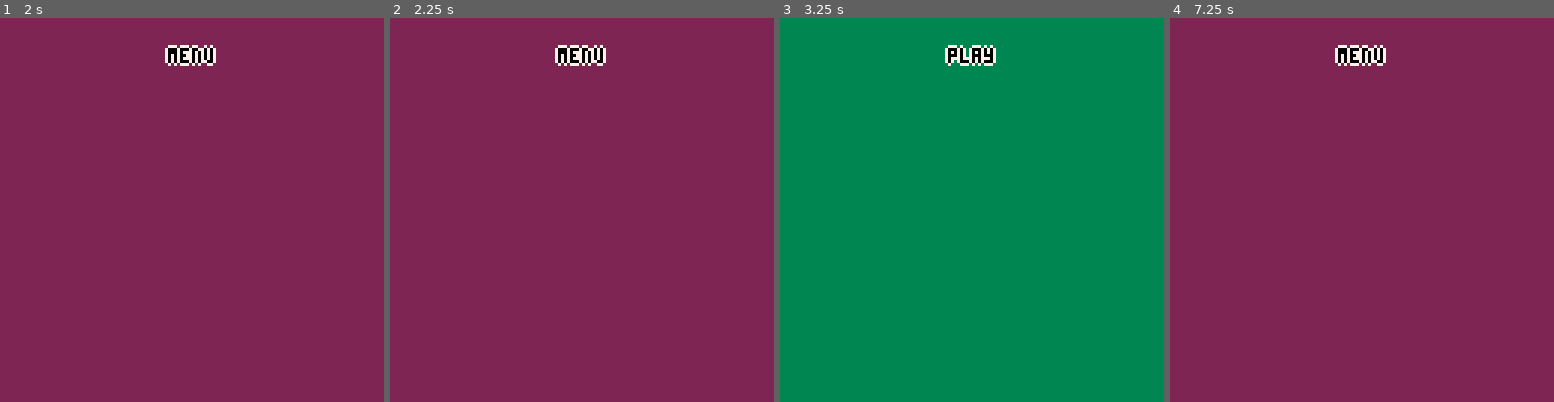
Above: before the commit, frames 1-4 (left to right).
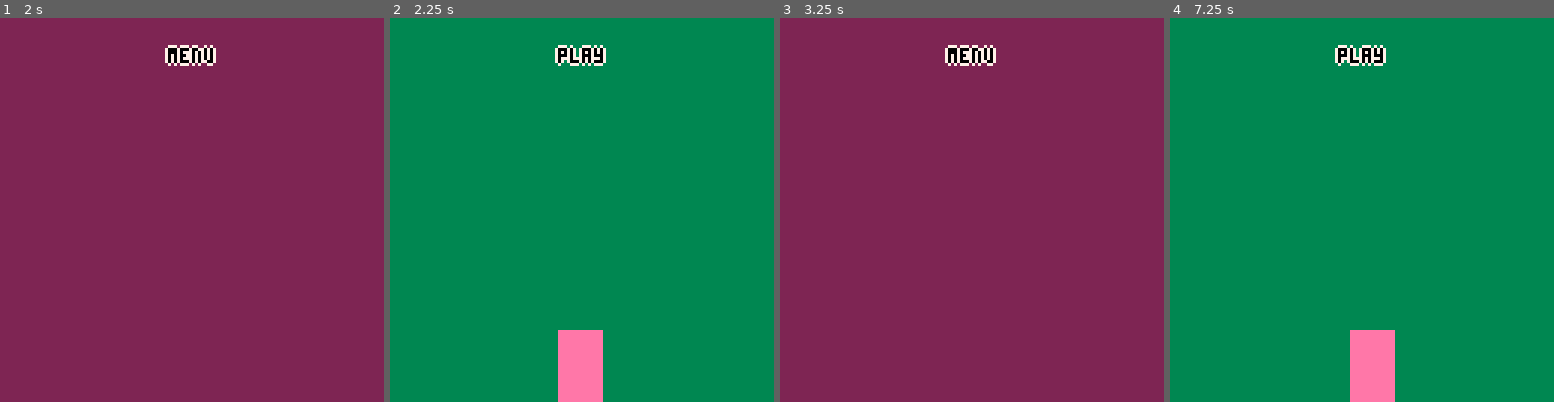
Above: after the commit, the same moments.

Repository: escargames/Anthrax
Game: PICO-8 cartridge Anthrax.p8
Two runs of this game, one before a commit and one after it. Both use one fixed random seed, a clock stepped at 60 frames per second and the inputs below.
Inputs:
- Up to frame 1 (2 s): tap O (Z key) at 0.7, 1.7 s; hold Right from 1.6 s (still down)
- Up to frame 2 (2.25 s): release Right at 2.1 s; tap O (Z key) at 2.1 s; hold Up from 2.15 s (still down)
- Up to frame 3 (3.25 s): release Up at 2.42 s; hold Right 2.47-3.03 s; tap O (Z key) at 2.5, 2.9 s; hold Left from 3.08 s (still down)
- Up to frame 4 (7.25 s): tap O (Z key) every 0.4 s from 3.3 to 6.9 s; release Left at 3.58 s; hold Down 3.63-3.97 s; hold Right 4.02-4.68 s; hold Up 4.73-5.03 s; hold Left 5.08-5.68 s; hold Down 5.73-6.03 s; hold Right 6.08-6.58 s; hold Right 6.63-7.13 s; hold Up from 7.18 s (still down)

Frame 1 is identical in both runs. In frame 2, 99% of the frame differs, in the area x 0-100%, y 0-100%; in frame 3, 99%; in frame 4, 99%.

Commit message:
add player

Diff:
--- a/Anthrax.p8
+++ b/Anthrax.p8
@@ -6,13 +6,19 @@
     play = {bg = 3, tl = "play", draw = 0}
 }
 
+player = {
+    x = 56,
+    y = 104,
+    sp = 1,
+}
+
 function _init()
   state = "menu"
 end
 
 function _update()
   if (state == "menu") then
-    if (btnp(0)) then
+    if (btnp(2)) then
       state = "play"
       ball_list = {}
       sfx(0)
@@ -21,7 +27,7 @@
   --
   --
   if (state == "play") then
-    if (btnp(2)) then
+    if (btnp(3)) then
       add(ball_list, {
           x=crnd(10, 118),
           y=crnd(10, 118),
@@ -38,17 +44,25 @@
       b.y += b.vy / 30
       if b.vx < 0 and (b.x - b.r) < 0 then
         b.vx = - b.vx
+        sfx(2)
       end
        if b.vx > 0 and (b.x + b.r) > 128 then
         b.vx = - b.vx
+        sfx(2)
       end
        if b.vy > 0 and (b.y + b.r) > 128 then
         b.vy = - b.vy
         b.y -= 2*(b.y + b.r - 128)
       end
     end)
-    --
-    if (btnp(1)) then
+
+    if (btn(0)) and player.x > 0 then
+      player.x -= 2
+    elseif (btn(1)) and player.x < 113 then
+      player.x += 2
+    end
+
+    if (btnp(4)) then
       state = "menu"
       sfx(0)
     end
@@ -80,9 +94,35 @@
     circ(b.x, b.y, b.r, 13)
     circfill(b.x - b.r * 0.3, b.y - b.r * 0.3, b.r * 0.35, 7)
   end)
+  spr (player.sp, player.x, player.y, 2, 3)
 end
 
 
 
 
 
+…(25 lines of a section not shown)…
Not shown, changed: 29 lines of the sprite sheet (__gfx__) section of Anthrax.p8
